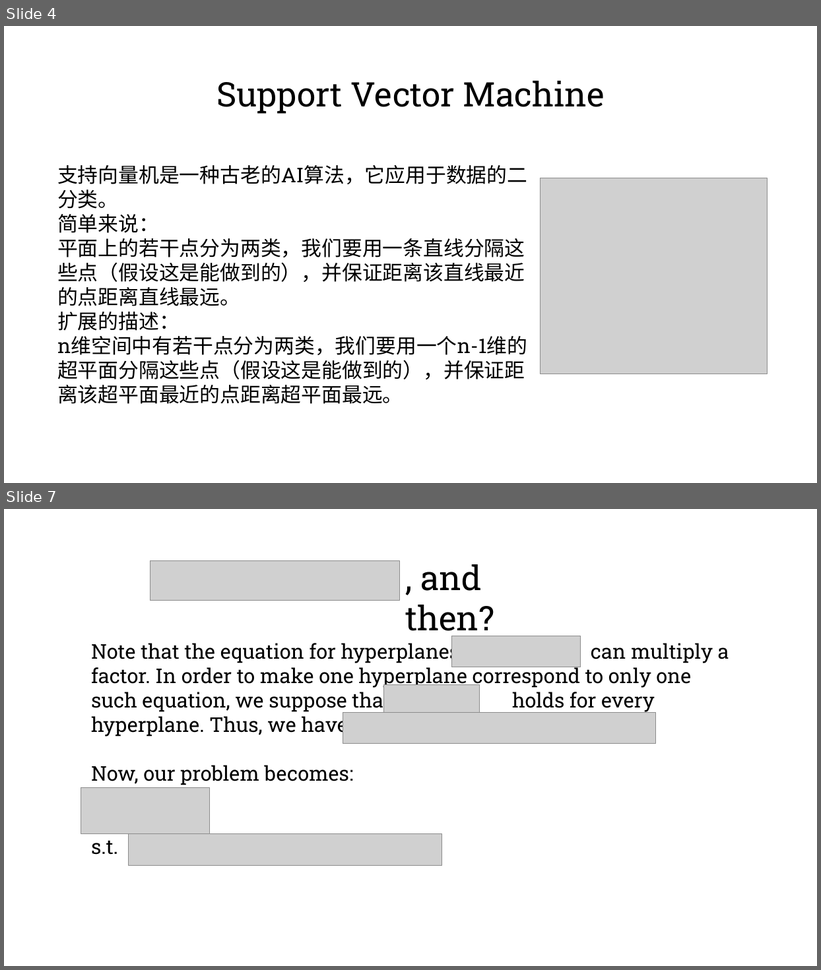
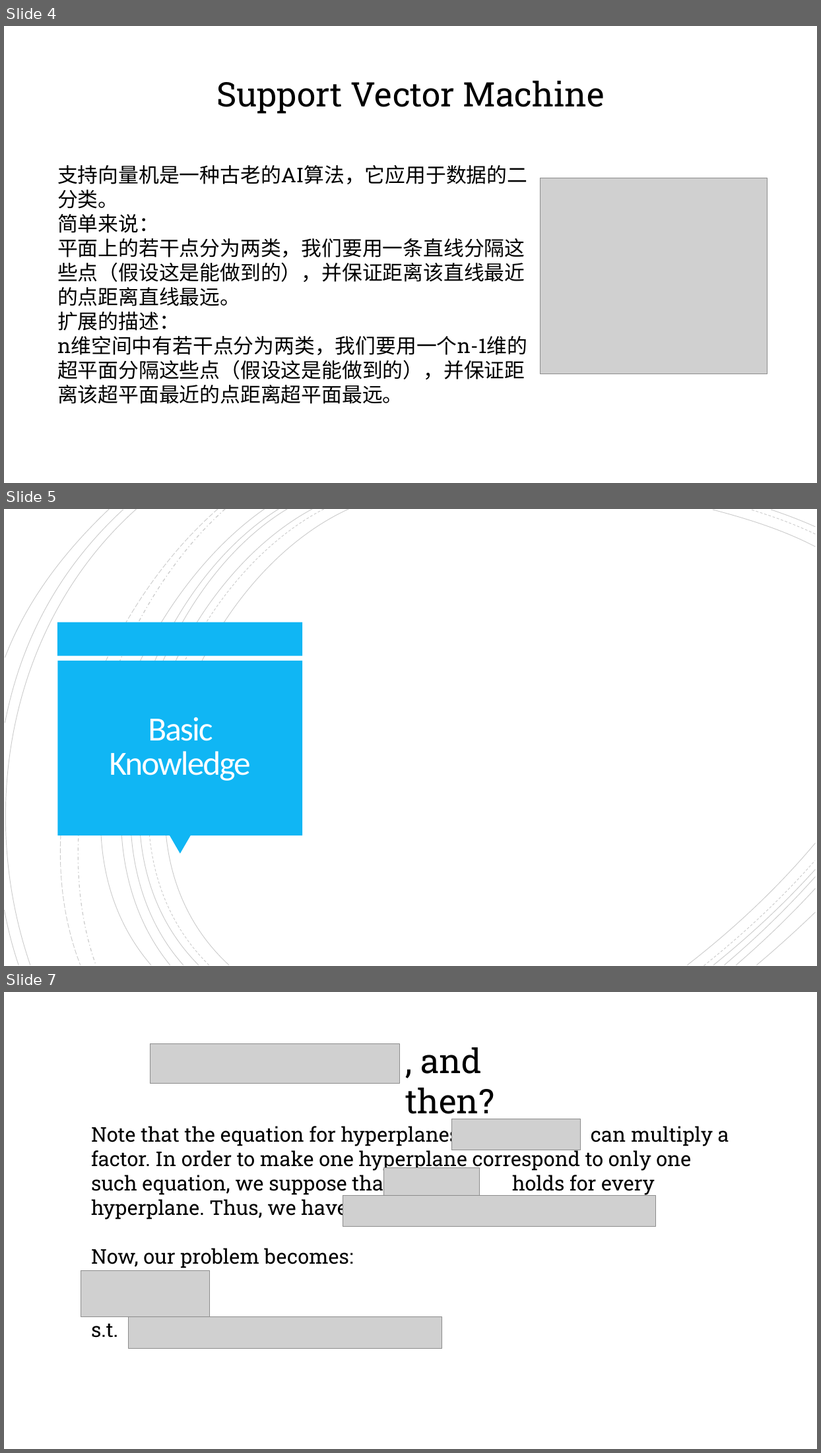
Before and after one commit to dream-tentacle/dream-tentacle.github.io, a slide deck: sources/relaxation methods.pptx. Shown one above the other, each under a label of ours: slides 4 and 7 before the commit, slides 4, 5 and 7 after it; the slides between them are not shown. The pictures are 821x970 and 821x1453 pixels, drawn with LibreOffice and Linux fonts; fonts in the diff are those of the drawing; grey boxes stand for pictures. Boxes give left, top, right and bottom in pixels: in the first picture for what was removed or moved away, otherwise in the second. Text is boxed around its words. In the diff, an @@ line names an element or a change of style, - is before the commit and + after.

```diff
--- a/sources/relaxation methods.pptx
+++ b/sources/relaxation methods.pptx
@@ slide 5 added at box(4, 509, 817, 966), background #FFFFFF @@
@@ group added at box(4, 509, 816, 966): 21 freeform shapes @@
@@ rectangle added at box(57, 623, 303, 656), fill #10B6F4 @@
@@ rectangle added at box(57, 661, 302, 836), fill #10B6F4 @@
@@ title added at box(109, 717, 250, 781), 40 pt, text #FFFEFF @@
+Basic Knowledge
@@ triangle added at box(169, 836, 191, 854), fill #10B6F4 @@
```
Also in this commit, not shown: 2 slides changed, 7 other slides added, 5 slides removed.
